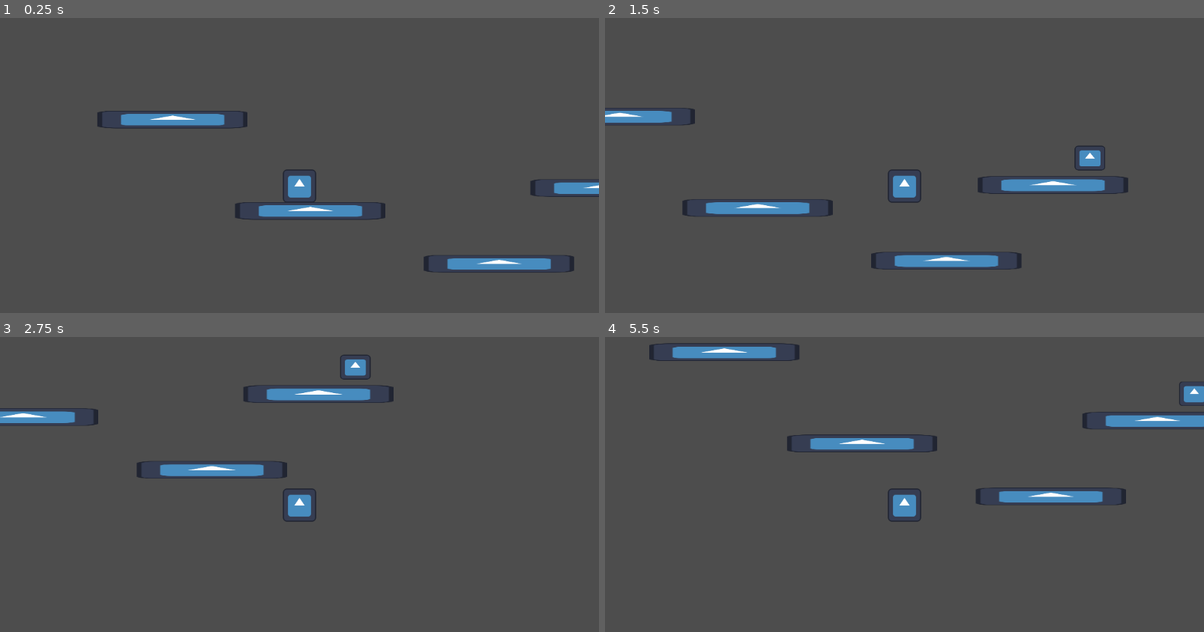
Above: before the commit, frames 1-4 (two rows, left to right).
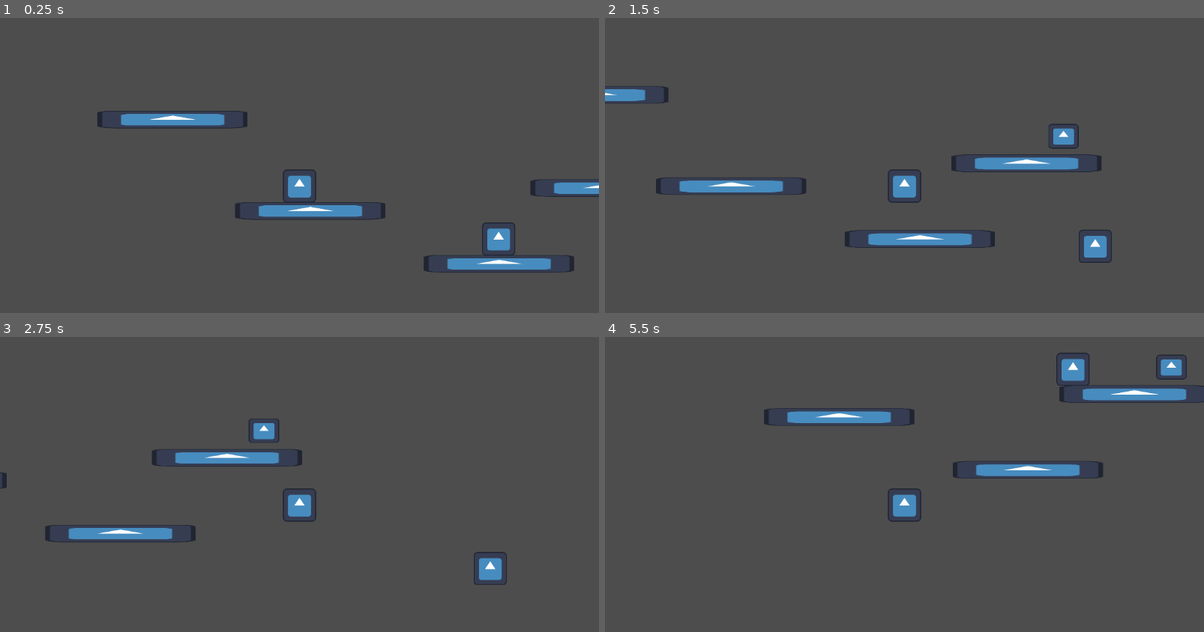
Above: after the commit, the same moments.

Repository: AdamBaroch/colourfull
Game: Godot game, scene res://scenes/game.tscn
Same seed, same stepped clock (60 frames per second), same inputs: the game is played once before the commit and once after it. The engine's default icon, where the game draws it, is replaced by a stand-in: a white triangle on a blue panel in a dark square.
Inputs:
- Up to frame 1 (0.25 s): no input
- Up to frame 2 (1.5 s): tap Enter (ui_accept) at 0.5, 1.35 s; hold Enter (ui_accept) 0.53-1.28 s; hold Right (ui_right) from 0.53 s (still down)
- Up to frame 3 (2.75 s): tap Enter (ui_accept) at 1.52, 1.82 s; release Right (ui_right) at 2.03 s; hold Left (ui_left) from 2.03 s (still down); hold Enter (ui_accept) from 2.03 s (still down)
- Up to frame 4 (5.5 s): release Enter (ui_accept) at 2.78 s; tap Enter (ui_accept) at 2.85, 3.02, 3.32, 4.35, 4.52, 4.82 s; hold Enter (ui_accept) 3.53-4.28 s; release Left (ui_left) at 4.28 s; hold Right (ui_right) from 4.28 s (still down); hold Enter (ui_accept) from 5.03 s (still down)

The runs differ from the first frame. In frame 1, 0.4% of the frame differs, in the area x 80-86%, y 69-81%; in frame 2, 7.4%, in the area x 0-88%, y 23-86%; in frame 3, 5.0%; in frame 4, 7.2%.

Commit message:
add health component and basic enemy

Diff:
--- /dev/null
+++ b/components/health_component.gd
@@ -0,0 +1,17 @@
+class_name HealthComponent extends Node
+
+signal target_is_dead
+
+@export var max_health: float
+@onready var health: float = max_health
+
+func apply_damage(damage:float) -> void:
+	health = clamp(health - damage, 0, max_health)
+	print(health)
+	if health <= 0:
+		target_is_dead.emit()
+
+
+func _input(event: InputEvent) -> void:
+	if event.is_action_pressed("ui_accept"):
+		apply_damage(2.5)
--- a/project.godot
+++ b/project.godot
@@ -19,6 +19,15 @@
 
 Global="*res://scripts/global.gd"
 
+[file_customization]
+
+folder_colors={
+"res://assets/": "red",
+"res://components/": "orange",
+"res://scenes/": "yellow",
+"res://scripts/": "green"
+}
+
 [input]
 
 gravitychanger={
--- /dev/null
+++ b/scenes/enemy.tscn
@@ -0,0 +1,9 @@
+[gd_scene load_steps=2 format=3 uid="uid://cbl8oq8026g05"]
+
+[ext_resource type="Script" path="res://components/health_component.gd" id="1_dms76"]
+
+[node name="enemy" type="CharacterBody2D"]
+
+[node name="HealthComponent" type="Node" parent="."]
+script = ExtResource("1_dms76")
+max_health = 30.0
--- a/scenes/enemy_kill.tscn
+++ b/scenes/enemy_kill.tscn
@@ -1,6 +1,6 @@
-[gd_scene load_steps=2 format=3 uid="uid://d1ea7o12ljmqw"]
+[gd_scene load_steps=2 format=3 uid="uid://d0s6h5anx4iys"]
 
-[ext_resource type="Script" path="res://scenes/enemy_kill.gd" id="1_ij5sl"]
+[ext_resource type="Script" path="res://scripts/enemy_kill.gd" id="1_ij5sl"]
 
 [node name="enemy_kill" type="Area2D" groups=["enemy_kill"]]
 script = ExtResource("1_ij5sl")
--- a/scenes/game.tscn
+++ b/scenes/game.tscn
@@ -20,7 +20,6 @@
 scale = Vector2(0.457031, 0.371094)
 
 [node name="Sprite2D" type="Sprite2D" parent="enemy_kill"]
-scale = Vector2(1, 1)
 texture = ExtResource("1_ajjth")
 
 [node name="CollisionShape2D" type="CollisionShape2D" parent="enemy_kill"]
@@ -84,3 +83,6 @@
 [node name="CollisionShape2D" type="CollisionShape2D" parent="StaticBody2D2"]
 position = Vector2(64, 0)
 shape = SubResource("RectangleShape2D_4qo3l")
+
+[node name="Player" parent="." instance=ExtResource("1_nyxcr")]
+position = Vector2(796, 359)
--- a/scripts/player.gd
+++ b/scripts/player.gd
@@ -2,18 +2,18 @@
 
 # Parametry pro ovládání postavy
 var acceleration: float = 1000.0   # Rychlost akcelerace při stisknutí vstupu
-var friction: float = 1200.0       # Brzdící síla (frikce) při absenci vstupu
-var max_speed: float = 400.0      # Maximální rychlost po stranách
+var friction: float = 1800.0       # Brzdící síla (frikce) při absenci vstupu
+var max_speed: float = 500.0      # Maximální rychlost po stranách
 
 # Parametry pohybu a skoku
 var gravitation = 2000                         # základní gravitace
 var jump_height = -800                        # počáteční impuls skoku (směr nahoru má zápornou hodnotu)
-var max_falling_speed = 800               # maximální rychlost při pádu
+var max_falling_speed = 1000               # maximální rychlost při pádu
 var double_jump_height = -600
 var double_jump = 0
 # Apex modifier – modifikátor gravitace v okolí vrcholu skoku
 var apex_gravitation_multiplikator = 0.4
-var fall_gravitation_multiplikator = 1.5        # při pádu chceme vyšší gravitaci
+var fall_gravitation_multiplikator = 2     # při pádu chceme vyšší gravitaci
 
 # Parametry pro jump buffering a coyote time (v sekundách)
 var jump_buffer_time = 0.2                   # doba, po kterou se uchovává požadavek na skok
@@ -118,4 +118,9 @@
 
 func _on_dmg_picking_area_area_entered(area: Area2D) -> void:
 	if area.is_in_group("enemy_kill"):
-		print("collided with enemy")
+		var hit_direction = global_position - area.global_position
+		on_enemy_hit(hit_direction)
+		print("hit")
+
+func on_enemy_hit(hit_direction):
+	pass
Not shown: 1 places in scenes/game.tscn that only renumber resources
Renamed: scenes/enemy_kill.gd -> scripts/enemy_kill.gd
